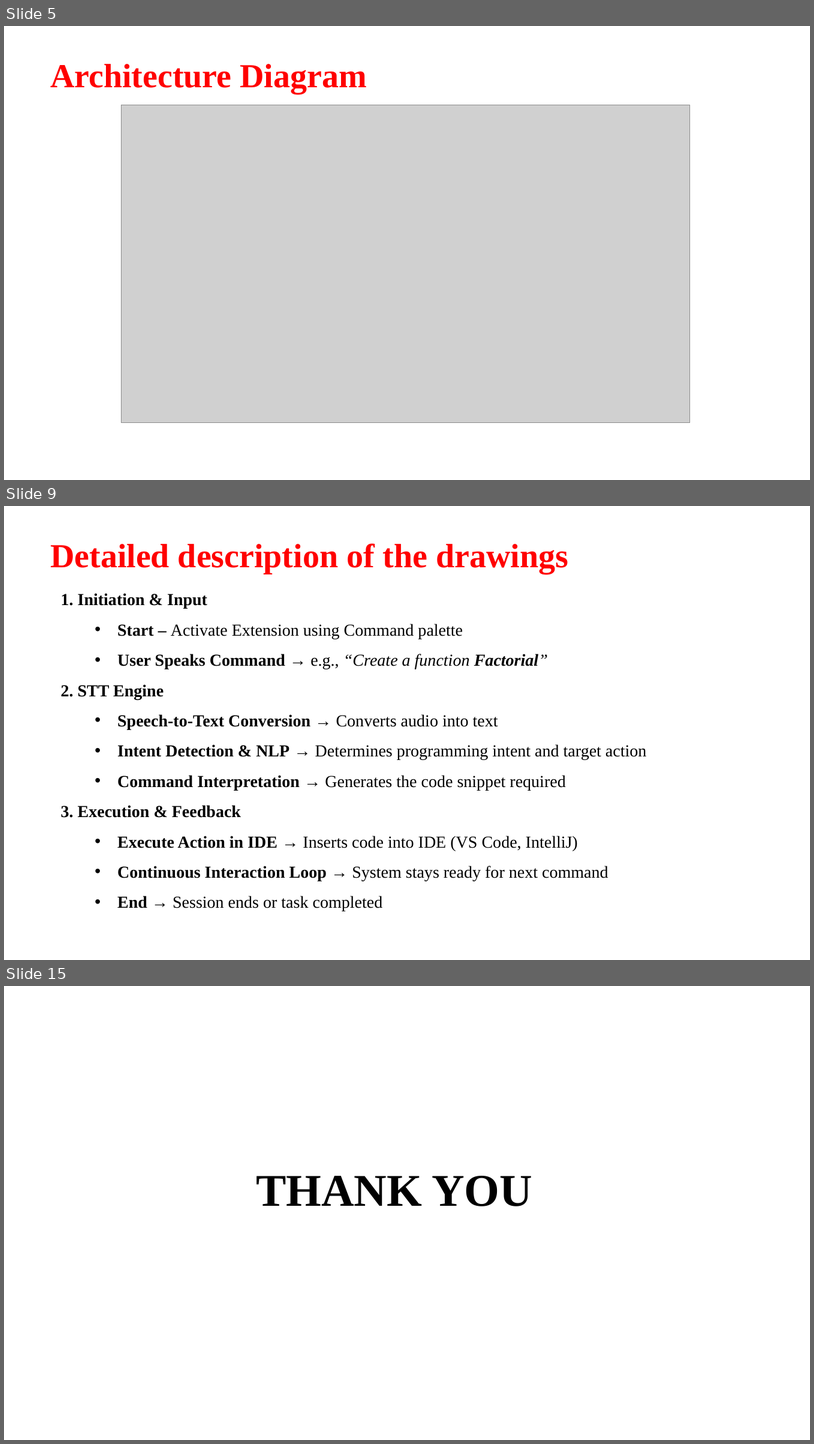
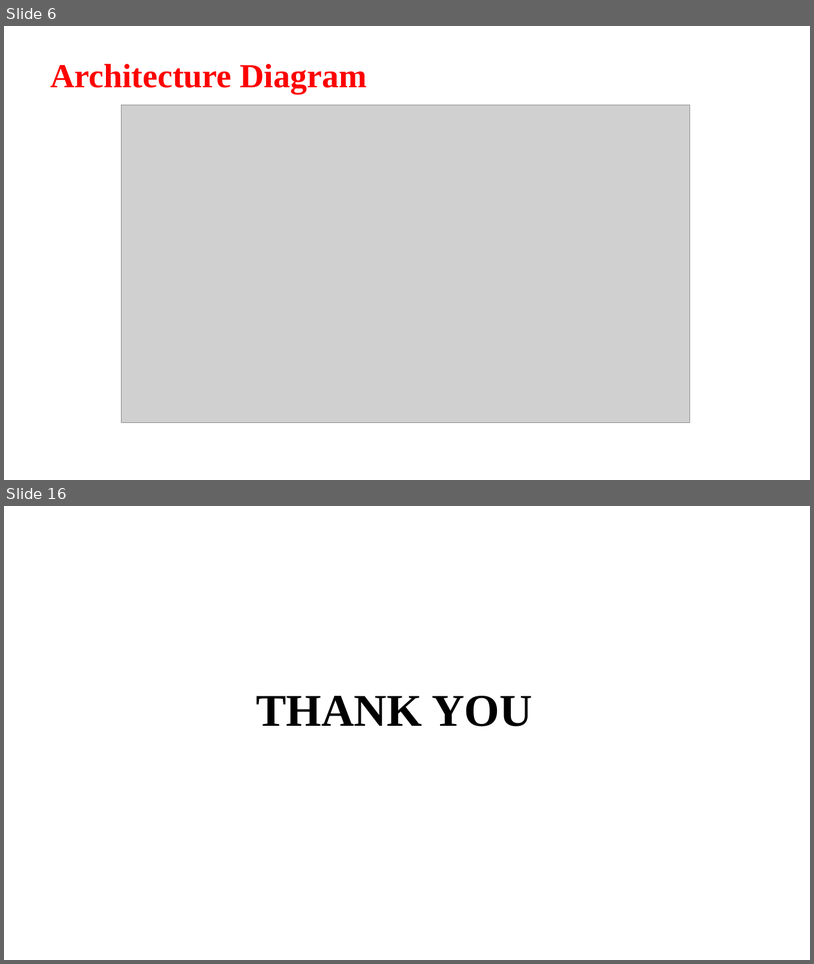
Before and after one commit to Aashif786/Coding_Assistant, a slide deck: docs/ppts/batch20 1st review.pptx. Shown one above the other, each under a label of ours: slides 5, 9 and 15 before the commit, slides 6 and 16 after it; the slides between them are not shown. The pictures are 814x1444 and 814x964 pixels, drawn with LibreOffice and Linux fonts; fonts in the diff are those of the drawing; grey boxes stand for pictures; background and template pictures are left out. Boxes give left, top, right and bottom in pixels: in the first picture for what was removed or moved away, otherwise in the second. Text is boxed around its words. In the diff, an @@ line names an element or a change of style, - is before the commit and + after.

```diff
--- a/docs/ppts/batch20 1st review.pptx
+++ b/docs/ppts/batch20 1st review.pptx
@@ slide 9 removed at (4,506,810,960), background picture (left out) @@
@@ title removed at (50,543,569,573) @@
-Detailed description of the drawings
@@ text removed at (61,593,647,911) @@
-1. Initiation & Input
-  • Start – Activate Extension using Command palette
-  • User Speaks Command → e.g., “Create a function Factorial”
-2. STT Engine
-  • Speech-to-Text Conversion → Converts audio into text
-  • Intent Detection & NLP → Determines programming intent and target action
-  • Command Interpretation → Generates the code snippet required
-3. Execution & Feedback
-  • Execute Action in IDE → Inserts code into IDE (VS Code, IntelliJ)
-  • Continuous Interaction Loop → System stays ready for next command
-  • End → Session ends or task completed
@@ what was slide 5 is now slide 6 @@
@@ what was slide 15 is now slide 16 @@
```
Also in this commit, not shown: 5 slides changed, 9 slides added, 7 other slides removed, 12 other files.
